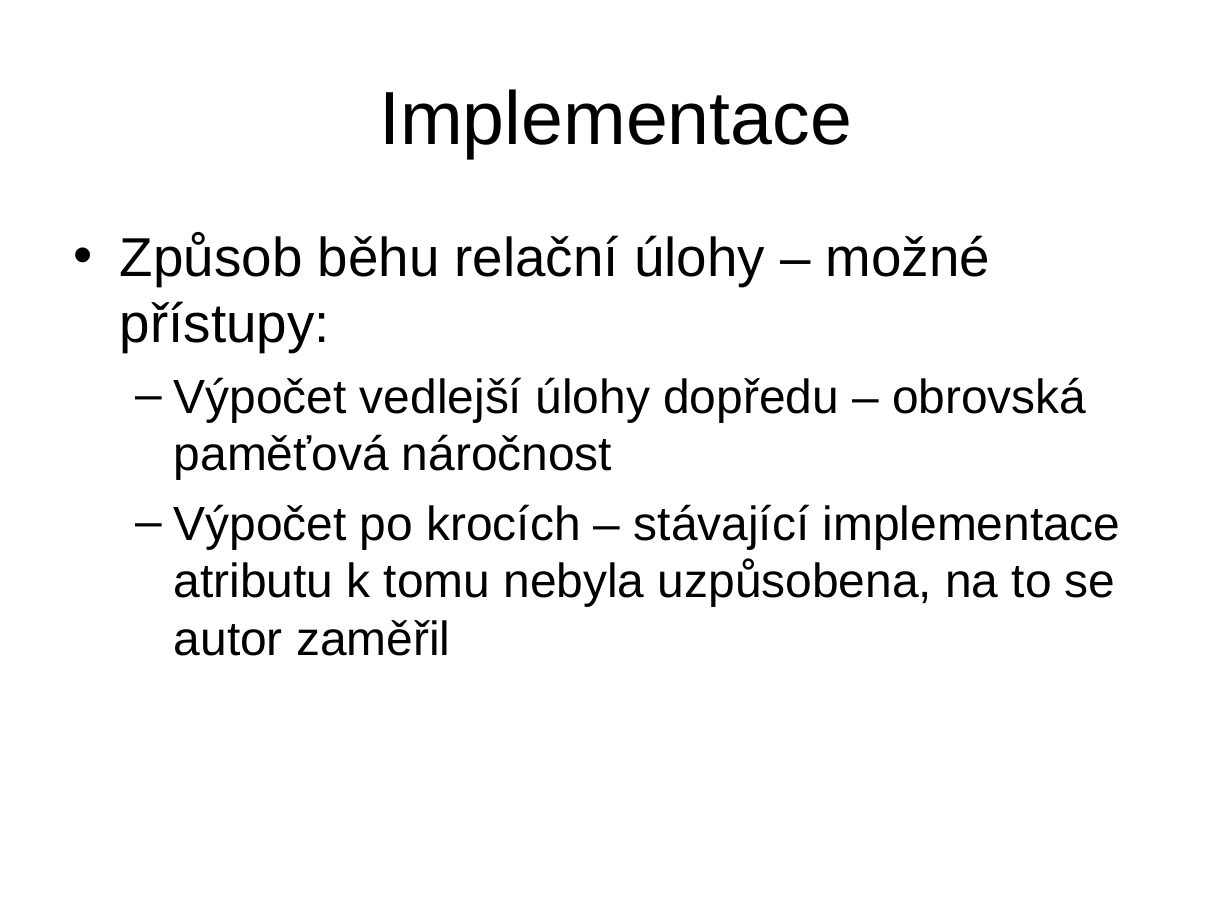
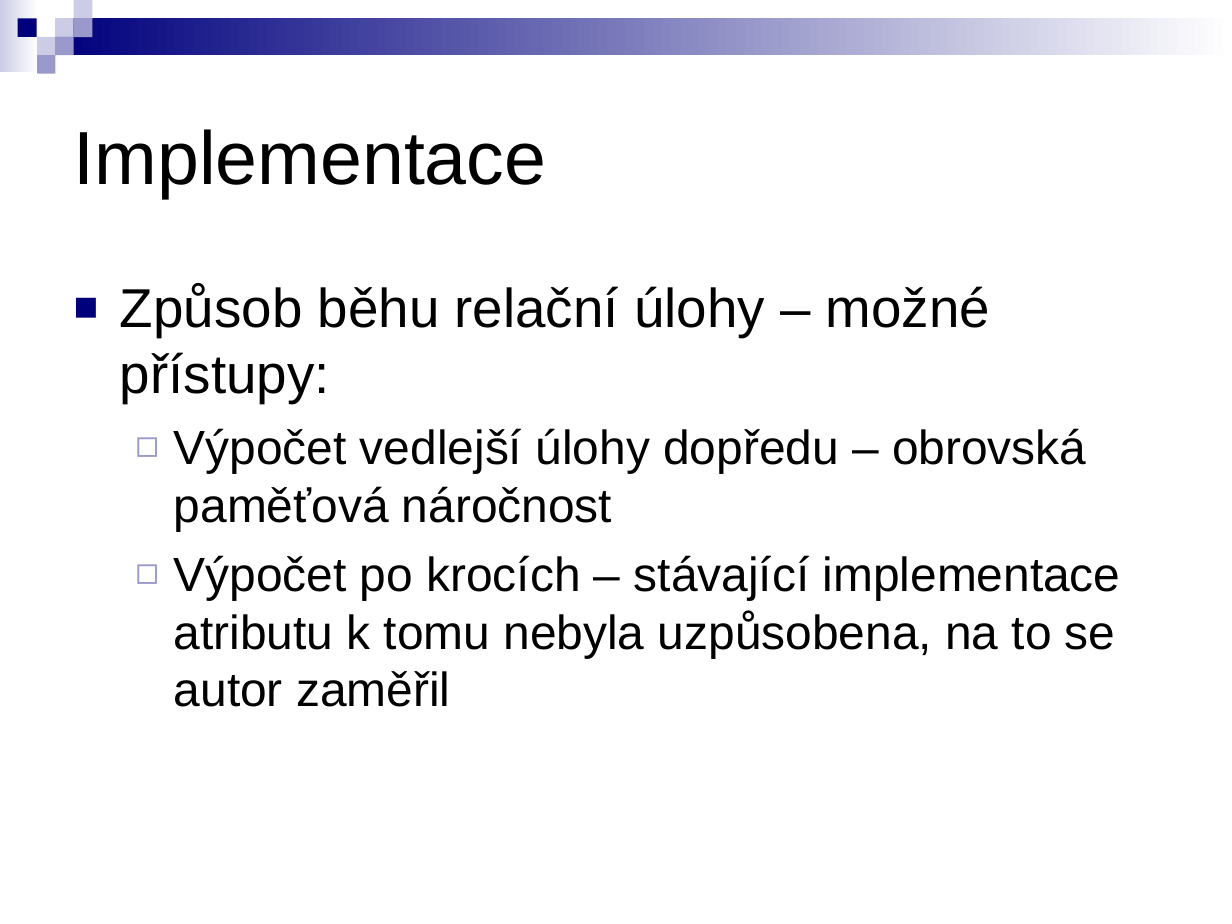
Before and after one commit to michalkovy/ferda, a slide deck: slide 14 of publications/diplomky/kuzmos/Prezentace/Relační GUHA procedury.ppt. Drawn at 1232x924 pixels with LibreOffice and Linux fonts; fonts in the diff are those of the drawing. Boxes give left, top, right and bottom in pixels: in the first picture for what was removed or moved away, otherwise in the second. Text is boxed around its words. In the diff, an @@ line names an element or a change of style, - is before the commit and + after.

```diff
--- a/publications/diplomky/kuzmos/Prezentace/Relační GUHA procedury.ppt
+++ b/publications/diplomky/kuzmos/Prezentace/Relační GUHA procedury.ppt
@@ group added at (0,0,1232,74): 9 rectangles @@
@@ title "Implementace": place and size @@
-title "Implementace" at (379,89,852,158)
+title "Implementace" at (74,129,547,198)
@@ title "Implementace" at (74,129,547,198): alignment centre to left @@
@@ text "Způsob běhu relační úlohy – ...": place and size @@
-text "Způsob běhu relační úlohy – ..." at (120,233,1121,656)
+text "Způsob běhu relační úlohy – ..." at (120,284,1121,707)
@@ text "Způsob běhu relační úlohy – ..." at (120,284,1121,707): bullet • to ■; bullet colour #000000 to #00007D; bullet – to ◻; bullet colour #000000 to #9999CC @@
```
Also in this commit, not shown: 15 other slides changed, 1 slide added, 1 slide removed, 14 other files.
